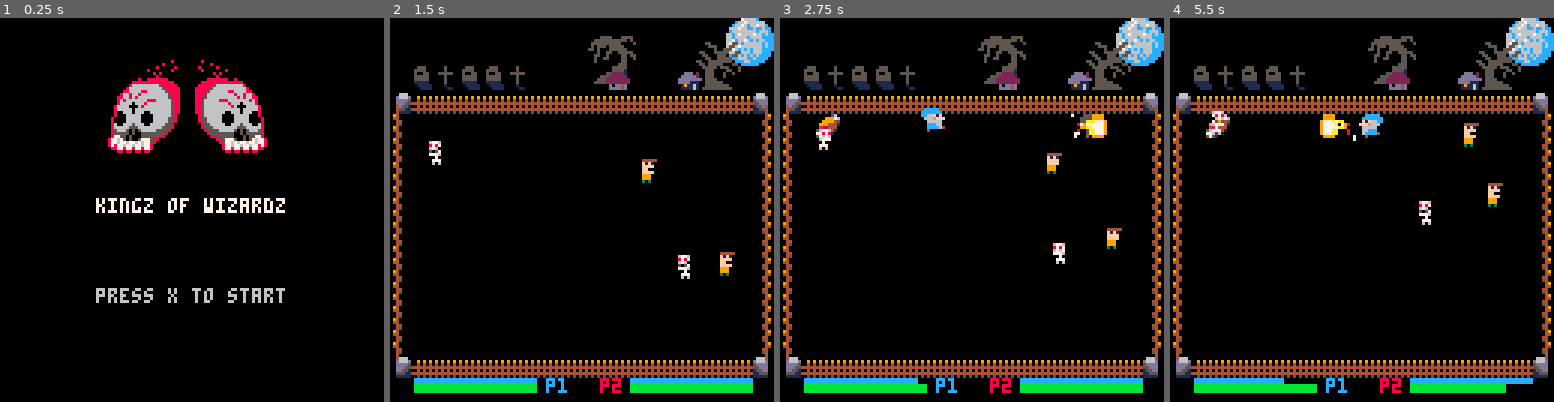
Above: before the commit, frames 1-4 (left to right).
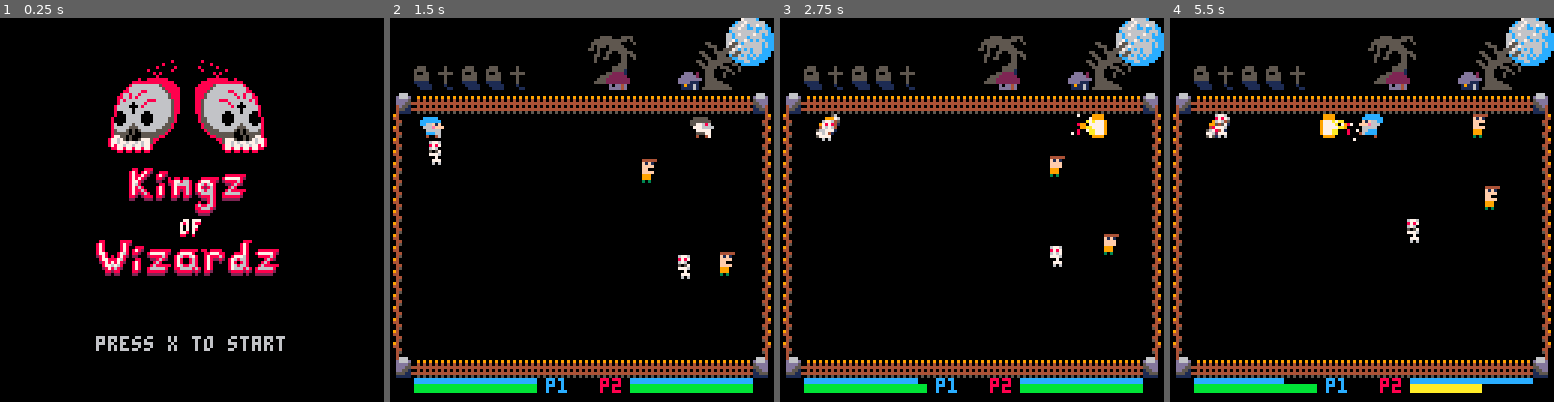
Above: after the commit, the same moments.

Repository: ravertass/wizardkingz
Game: PICO-8 cartridge wizardz.p8
Same seed, same stepped clock (60 frames per second), same inputs: the game is played once before the commit and once after it.
Inputs:
- Up to frame 1 (0.25 s): no input
- Up to frame 2 (1.5 s): tap X (X key) at 0.33, 1.07 s; tap O (Z key) at 0.7 s
- Up to frame 3 (2.75 s): hold Right 1.6-2.1 s; tap O (Z key) at 1.7, 2.1, 2.5 s; tap X (X key) at 1.85 s; hold Up 2.15-2.42 s; hold Right from 2.47 s (still down)
- Up to frame 4 (5.5 s): tap O (Z key) every 0.4 s from 2.9 to 5.3 s; tap X (X key) at 2.97, 4.08, 5.2 s; release Right at 3.03 s; hold Left 3.08-3.58 s; hold Down 3.63-3.97 s; hold Right 4.02-4.68 s; hold Up 4.73-5.03 s; hold Left from 5.08 s (still down)

The runs differ from the first frame. In frame 1, 6.5% of the frame differs, in the area x 25-75%, y 39-87%; in frame 2, 0.5%; in frame 3, 1.1%; in frame 4, 1.6%.

Commit message:
Added logo to startscreen

Diff:
--- a/wizardz.p8
+++ b/wizardz.p8
@@ -25,7 +25,7 @@
 c_perf_names = {"update", "draw"}
 c_perf_history = {}
 c_draw_perf_hist = {}
-c_diag_counter = 0
+diag_counter = 0
 
 function list_avg(lst)
   sum = 0
@@ -287,41 +287,54 @@
 ---- update ----
 
 function _update()
-  ---- diagnostics ----
-  c_diag_counter += 1
-  if c_diag_counter == 30 then
-    c_diag_counter = 0
+  do_pre_diagnostics()
+  if mode == 0 then
+    update_startscreen()
+  elseif mode == 1 then
+    update_gamescreen()
+  elseif mode == 2 then
+    update_gameover()
+  end
+  do_post_diagnostics()
+end
+
+function do_pre_diagnostics()
+  diag_counter += 1
+  if diag_counter == 30 then
+    diag_counter = 0
     print_diagnostics()
     reset_diag()
   end
-  ---- startscreen ----
+end
+
+function do_post_diagnostics()
+  local time_after = stat(1)
+  log_perf("update", 0, time_after)
+end
+
+function update_startscreen()
   update_timers()
-  if mode == 0 then
-    if btn(5) and not startscreen_game_timer_exists then
-      startscreen_game_timer_exists = true
-      startscreen_game_time = time()
-      create_startscreen_countdown()
-    end
-  end
-  ---- gamescreen ----
-  if mode == 1 then
-    count()
-    update_player(pl1)
-    update_player(pl2)
-    foreach(baits, update_entity)
-    foreach(skeltals, update_entity)
-    foreach(humans, update_entity)
-    foreach(projectiles, update_entity)
-  end
-  ---- gameover ----
-  if mode == 2 then
-    if btn(4) then
-      _init()
-    end
-  end
-  ---- diagnostics ----
-  time_after = stat(1)
-  log_perf("update", 0, time_after)
+  if btn(5) and not startscreen_game_timer_exists then
+    startscreen_game_timer_exists = true
+    startscreen_game_time = time()
+    create_startscreen_countdown()
+  end
+end
+
+function update_gamescreen()
+  count()
+  update_player(pl1)
+  update_player(pl2)
+  foreach(baits, update_entity)
+  foreach(skeltals, update_entity)
+  foreach(humans, update_entity)
+  foreach(projectiles, update_entity)
+end
+
+function update_gameover()
+  if btn(4) then
+    _init()
+  end
 end
 
 function create_startscreen_countdown()
@@ -801,11 +814,17 @@
   if skull_fx_index > 15 then
     skull_fx_index = 1
   end
-  print("kingz of wizardz", 32, 60, 7)
+
+  -- draw logo
+  sspr(24, 112, 39, 16, 43, 50)
+  print("of", 60, 68, 8)
+  print("of", 60, 67, 7)
+  sspr(56, 80, 61, 12, 32, 74)
+
   if startscreen_game_timer_exists then
     print("game starting in "..tostr(ceil(c_startscreen_timer_countdown_start - timers[c_startscreen_timer].elapsed)), 28, 90, 6)
   else
-    print("press x to start", 32, 90, 6)
+    print("press x to start", 32, 106, 6)
   end
 end
 
@@ -1239,55 +1258,55 @@
 2222222222222222222222220155dd0000cc666cc6cccc0000055555500000000000555555500000000000000000000000000000080000666660000666665580
 0d9dd4d00d0dd4d00d9dd4d041155500000ccc66ccccc00000055555555000000005555555500000000000000000000000000000080000666660000666665580
 0dddd4d00dddd4d00dddd4d00111110000000cccccc0000000555555555500000055555555555500000000000000000000000000086006665666006666655800
-00000000000000000000005000000000000000000000000222200000000000000000000000000000000000000000000000000000086666655566666666555800
-00000000000000500000000008800888000000000000000000000000000000000000000000000000000000000000000000000000085666505056666655558000
-00ddd02000ddd02000ddd02087808782008880000000000000000000000000000000000000000000000000000000000000000000085555505005555555580000
-0ddddd200ddddd200ddddd2087887820087820000000000000000000888888800000000000000000000000000000000000000000087755050005555558800000
-dddddddddddddddddddddddd87878200088208088088000088888808777778200000000000000000000000000000000000000000877675050057775880000000
-dddd1110dddd1110dddd111087782000022008878887800877788202888868000000000000000000000000000000000000000000877677677676775800000000
-01911610019116100191161087680000008802877776808768678000228682000000000000000000000000000000000000000000878776776776778000000000
-01111610011116100111161087868000087800878866808782868000086800000000000000000000000000000000000000000000088778778778778000000000
-05550000005000000000000087886800087800878286808768668000868888800000000000000000000000000000000000000000000880880880880000000000
-55550000005000000000000087828680087800878086802866668008666668000000000000000000000000000000000000000000000000000000000000000000
-50055000555550000000000088202888088200882088200288868008888882000000000000000000000000000000000000000000000000000000000000000000
-55555000005000000000000022000222022000220022000022868002222220000000000000000000000000000000000000000000000000000000000000000000
+00000000000000000000005008800888000000000000000000000000000000000000000000000000000000000000000000000000086666655566666666555800
+00000000000000500000000087808782008880000000000000000000000000000000000000000000000000000000000000000000085666505056666655558000
+00ddd02000ddd02000ddd02087887820087820000000000000000000888888800000000000000000000000000000000000000000085555505005555555580000
+0ddddd200ddddd200ddddd2087878200088208088088000088888808777778200000000000000000000000000000000000000000087755050005555558800000
+dddddddddddddddddddddddd87782000022008877866800877788202888868000000000000000000000000000000000000000000877675050057775880000000
+dddd1110dddd1110dddd111087680000008802876666808768678000228682000000000000000000000000000000000000000000877677677676775800000000
+01911610019116100191161087868000087800878886808782868000086800000000000000000000000000000000000000000000878776776776778000000000
+01111610011116100111161087886800087800878286808768668000868888800000000000000000000000000000000000000000088778778778778000000000
+05550000005000000000000087828680087800878086802866668008666668000000000000000000000000000000000000000000000880880880880000000000
+55550000005000000000000088202888088200882088200288868008888882000000000000000000000000000000000000000000000000000000000000000000
+50055000555550000000000022000222022000220022000022868002222220000000000000000000000000000000000000000000000000000000000000000000
 55555000005000000000000000000000000000000000000800868000000000000000000000000000000000000000000000000000000000000000000000000000
-11111000005000000000000000000000000000000000008688668000000000000000000000000000000000000000000000000000000000000000000000000000
-01111100001000000000000000000000000000000000008866682000000000000000000000000000000000000000000000000000000000000000000000000000
-00111100000110000000000000000000000000000000002888820000000000000000000000000000000000000000000000000000000000000000000000000000
-…(36 lines of a section not shown)…
+55555000005000000000000000000000000000000000008688668000000000000000000000000000000000000000000000000000000000000000000000000000
+11111000005000000000000000000000000000000000008866682000000000000000000000000000000000000000000000000000000000000000000000000000
+01111100001000000000000000000000000000000000002888820000000000000000000000000000000000000000000000000000000000000000000000000000
+00111100000110000000000000000000000000000000000222200000000000000000000000000000000000000000000000000000000000000000000000000000
+…(36 lines of a section not shown)…
